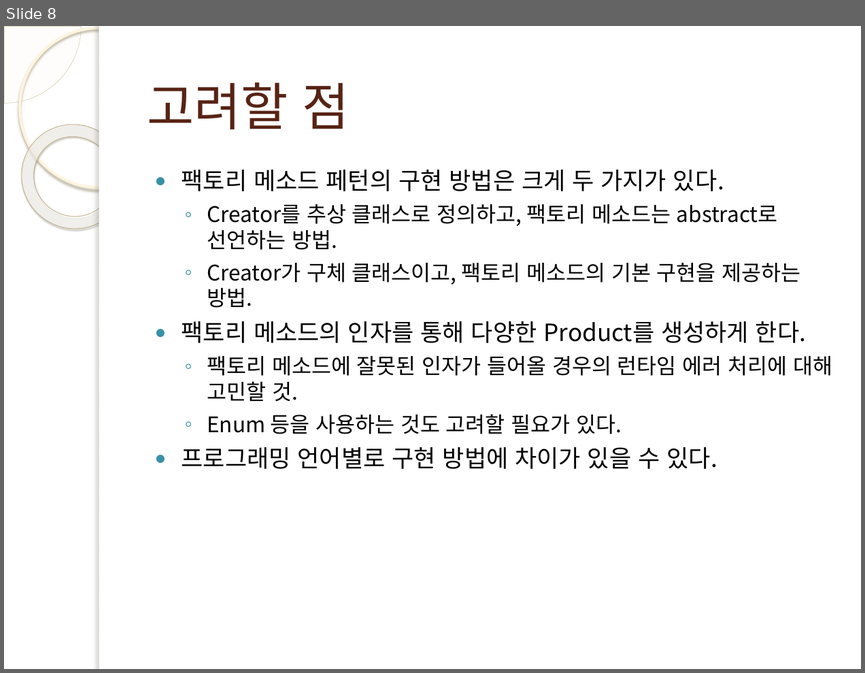
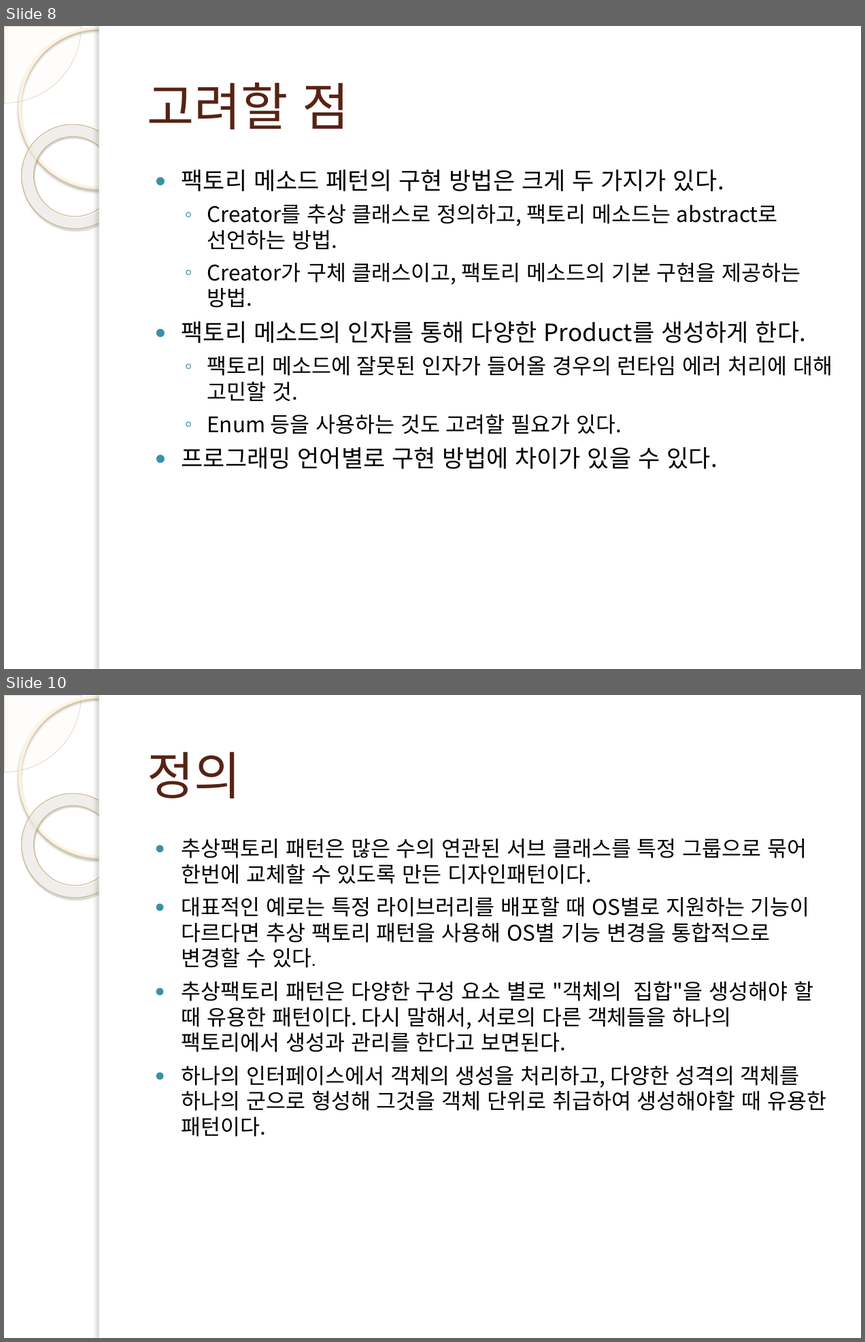
Before and after one commit to wook-dragon/young-rich, a slide deck: Factory_Pattern/kum/팩토리 메소드 ppt.pptx. Shown one above the other, each under a label of ours: slide 8 before the commit, slides 8 and 10 after it; the slides between them are not shown. The pictures are 865x673 and 865x1342 pixels, drawn with LibreOffice and Linux fonts; fonts in the diff are those of the drawing; background and template pictures are left out. Boxes give left, top, right and bottom in pixels: in the first picture for what was removed or moved away, otherwise in the second. Text is boxed around its words. In the diff, an @@ line names an element or a change of style, - is before the commit and + after.

Commit message:
추상 팩토리 패턴

```diff
--- a/Factory_Pattern/kum/팩토리 메소드 ppt.pptx
+++ b/Factory_Pattern/kum/팩토리 메소드 ppt.pptx
@@ slide 10 added at bbox=[4, 695, 861, 1338], background picture (left out); not listed: 5 template elements that a slide beside it also shows @@
@@ title added at bbox=[147, 751, 241, 798], 43 pt, text #572314 @@
+정의
@@ text added at bbox=[181, 838, 826, 1136], 18 pt, text #000000 @@
+● 추상팩토리 패턴은 많은 수의 연관된 서브 클래스를 특정 그룹으로 묶어 한번에 교체할 수 있도록 만든 디자인패턴이다.
+● 대표적인 예로는 특정 라이브러리를 배포할 때 OS별로 지원하는 기능이 다르다면 추상 팩토리 패턴을 사용해 OS별 기능 변경을 통합적으로 변경할 수 있다.
+● 추상팩토리 패턴은 다양한 구성 요소 별로 "객체의 집합"을 생성해야 할 때 유용한 패턴이다. 다시 말해서, 서로의 다른 객체들을 하나의 팩토리에서 생성과 관리를 한다고 보면된다.
+● 하나의 인터페이스에서 객체의 생성을 처리하고, 다양한 성격의 객체를 하나의 군으로 형성해 그것을 객체 단위로 취급하여 생성해야할 때 유용한 패턴이다.
```
Also in this commit, not shown: 11 other slides added, 18 other files.
